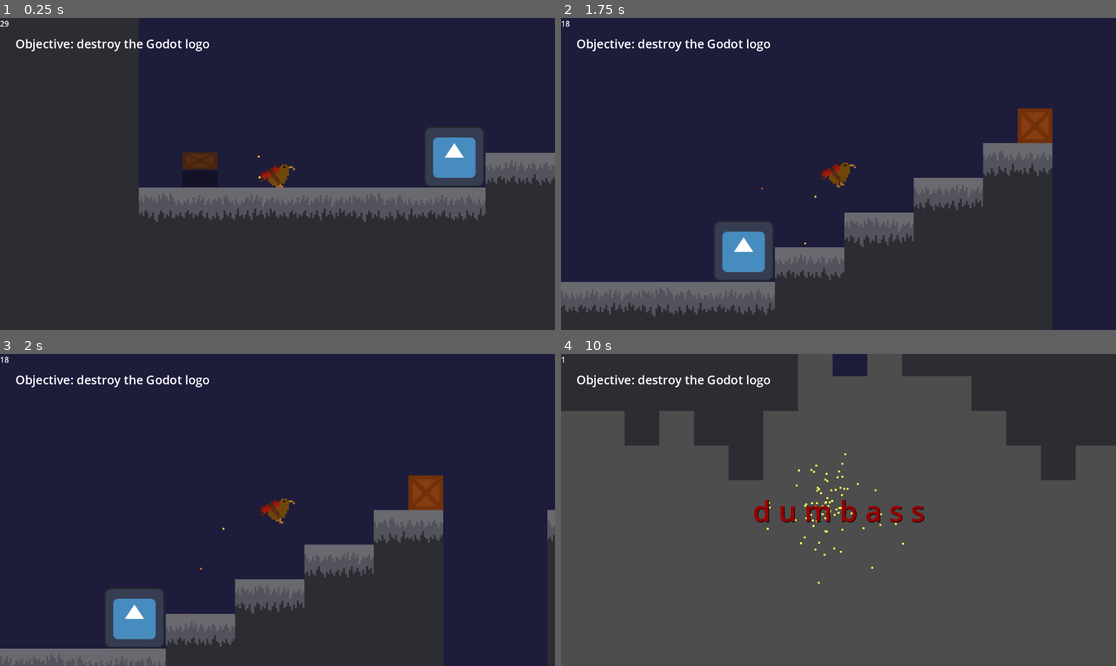
Above: before the commit, frames 1-4 (two rows, left to right).
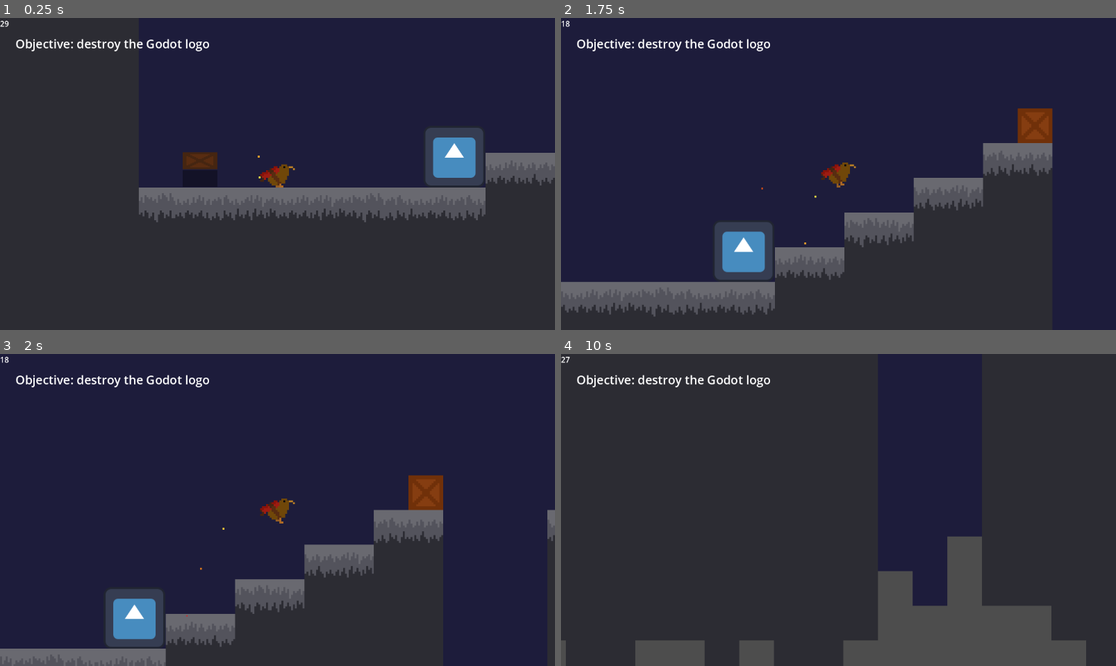
Above: after the commit, the same moments.

Repository: PixelParrot4/tactical-explosive-kiwi-simulator-2004
Game: Godot game, scene res://level_1.tscn
The game is run twice, just before and just after one commit, with the same random seed, the same clock (stepped at 60 frames per second) and the same inputs. This scene is started directly instead of the project's main scene. The engine's default icon, where the game draws it, is replaced by a stand-in: a white triangle on a blue panel in a dark square.
Inputs (mouse positions are in pixels of both pictures, inside the frame that each line leads up to):
- Up to frame 1 (0.25 s): no input
- Up to frame 2 (1.75 s): move the mouse to (810, 236) at 0.52 s; press the mouse at (810, 236) at 0.53 s; hold Right (right) from 0.53 s (still down); tap Up (ui_up) at 0.77, 1.52 s; move the mouse to (1005, 220) at 1.27 s; release the mouse at (1005, 220) at 1.28 s; click (1005, 220) at 1.35 s
- Up to frame 3 (2 s): keep holding Right (right)
- Up to frame 4 (10 s): move the mouse to (672, 463) at 2.02 s; release Right (right) at 2.03 s; press the mouse at (672, 463) at 2.03 s; hold Left (left) 2.03-4.28 s; move the mouse to (866, 510) at 2.77 s; release the mouse at (866, 510) at 2.78 s; click (866, 510) at 2.85 s; tap Up (ui_up) at 3.02, 3.77, 4.52, 6.02, 6.77, 7.52, 9.02, 9.77 s; move the mouse to (755, 432) at 3.52 s; press the mouse at (755, 432) at 3.53 s; move the mouse to (960, 494) at 4.27 s; release the mouse at (960, 494) at 4.28 s; hold Right (right) 4.28-8.03 s; click (960, 494) at 4.35 s; move the mouse to (727, 525) at 5.02 s; press the mouse at (727, 525) at 5.03 s; move the mouse to (894, 441) at 5.77 s; release the mouse at (894, 441) at 5.78 s; click (894, 441) at 5.85 s; move the mouse to (810, 572) at 6.52 s; press the mouse at (810, 572) at 6.53 s; move the mouse to (1005, 556) at 7.27 s; release the mouse at (1005, 556) at 7.28 s; click (1005, 556) at 7.35 s; move the mouse to (672, 463) at 8.02 s; press the mouse at (672, 463) at 8.03 s; hold Left (left) 8.03-9.53 s; move the mouse to (866, 510) at 8.77 s; release the mouse at (866, 510) at 8.78 s; click (866, 510) at 8.85 s; move the mouse to (755, 432) at 9.52 s; press the mouse at (755, 432) at 9.53 s; hold Right (right) from 9.53 s (still down)

Frames 1-3 are identical in both runs. In frame 4, 70% of the frame differs, in the area x 0-100%, y 0-100%.

Commit message:
minor changes and skidding can no longer happen midair

Diff:
--- a/death.gd
+++ b/death.gd
@@ -6,7 +6,7 @@
 		$"../CameraAndUI/UI/Death".visible = true
 
 
-#func _on_timer_timeout() -> void:
-##makes kiwi explode, isnt done directly bcs otherwise itd blow up twice
-	#if $"../Player".times_timer_timedout < 2:
-		#$"../Player".times_timer_timedout = 2
+func _on_timer_timeout() -> void:
+#makes kiwi explode, isnt done directly bcs otherwise itd blow up twice
+	if $"../Player".times_timer_timedout < 2:
+		$"../Player".times_timer_timedout = 2
--- a/player.gd
+++ b/player.gd
@@ -92,6 +92,24 @@
 		elif direction:
 			AnimatedSprite.play("walk")
 
+
+	#skid particles (omg this code block sucks)
+		if direction > 0 and velocity.x < 0 or direction < 0 and velocity.x > 0:
+			$Skid.playing = true
+			SkidParticles.emitting = true
+			if direction < 0 and velocity.x > 0:
+				SkidParticles.direction = Vector2(1,0)
+			else:
+				SkidParticles.direction = Vector2(-1,0)
+		else:
+			$Skid.playing = false
+			SkidParticles.emitting = false
+	else:
+		$Skid.playing = false
+		SkidParticles.emitting = false
+
+
+
 	#horizontal flipping
 	if direction < 0:
 		AnimatedSprite.flip_h = true
@@ -103,18 +121,6 @@
 		Sparks1.position = Vector2(-34,10)
 		Sparks2.position = Vector2(-34,10)
 		Sparks2.direction.x = -1
-
-	#skid detection
-	if direction > 0 and velocity.x < 0 or direction < 0 and velocity.x > 0:
-		$Skid.playing = true
-		SkidParticles.emitting = true
-		if direction < 0 and velocity.x > 0:
-			SkidParticles.direction = Vector2(1,0)
-		else:
-			SkidParticles.direction = Vector2(-1,0)
-	else:
-		$Skid.playing = false
-		SkidParticles.emitting = false
 
 
 #so that particles' initial velocity is relative to player's
--- a/player.tscn
+++ b/player.tscn
@@ -149,8 +149,8 @@
 initial_velocity_max = 300.0
 damping_max = 5.0
 damping_curve = SubResource("Curve_bwjpd")
-scale_amount_min = 6.0
-scale_amount_max = 6.0
+scale_amount_min = 4.0
+scale_amount_max = 9.0
 scale_amount_curve = SubResource("Curve_uwlo7")
 
 [node name="Sparks1" type="CPUParticles2D" parent="."]
Not shown, changed: assets/audio/Title.ogg.import
Not shown: 1 places in level_0.tscn that only renumber resources
